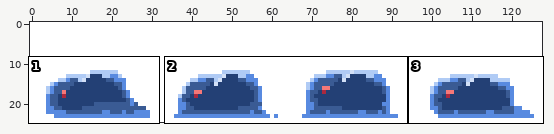
Two states of a sprite sheet, images/slime/run.png. Above, an overview of the earlier version with the close-up marked.
Close-up. First the earlier version:
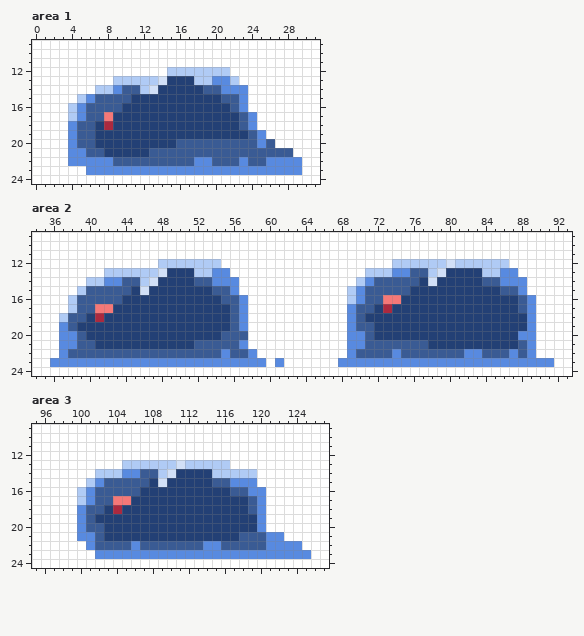
The file is 128x25 pixels. Shown: area 1: x 0..31, y 9..24; area 2: x 34..93, y 9..24; area 3: x 95..127, y 9..24.
The result:
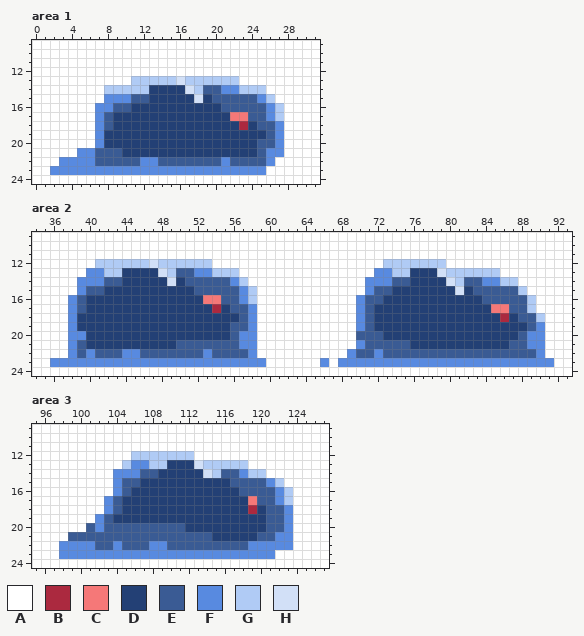
Palette (. is transparent): A #ffffff  B #ab293f  C #f57878  D #234075  E #3a5b94  F #588ae0  G #b0cbf5  H #d2e0f7
Changes in this commit:
Changed rows in their new state; - is an unchanged pixel.
Area 1:
first column x 2:
12 -------------AAAAAAA--------
13 -------AA---GGHG--GG--------
14 -----A-GGG-D---HG----GGG----
15 ---AAAFFFEE-----H-E--EEFG---
16 --AAAFF-E----------E-EEEFG--
17 --AAAFE-------------CCEEFG--
18 --AAAFE--------------BDEEF--
19 --AAAF----------------DDEF--
20 --AAAF--------DDDDDDDDDE-F--
21 --A-F-EE---DDDDDDDDDDDD-FFA-
22 -F---EE---FF----EE-F-E---AAA
23 FFFF--------------------AAAA
Area 2:
first column x 37:
12 ----GGGGGGH------A------------------G------AAAAAAA----
13 ---FF--DDDD-GEEFFGGG--------------AFFGGDDD-GGGG--AA---
14 --FFFEEDDDD-H-E--EE-G------------A-FF--D-D-HGEEFFGGA--
15 --F--DDD-D-----EE--EFG----------AAF--DD-----H-EEE--G--
16 -F-DDDD---------CC---G----------A---DD---------EEEE-G-
17 -F-DDD-----------B--EF----------AF--D-----------CCE-G-
18 AFD-D--------------DEF----------AFE--------------B-EEG
19 AF------------------EF----------AF------------------EF
20 A-F---------------D-FF----------AE-E---------------E-F
21 A--D---------EE------F----------A------DD---------E--F
22 AF-F---FF-------F-E----------------F-E-------EE---E-EF
23 ------------------------A----F------------------------
Area 3:
first column x 98:
12 --------GGGGGGG-------------
13 --------FF--DDDH---GG-------
14 ----AAF----DD---H-EEF-G-----
15 ---AAAF--D-D-----DDEEEEFG---
16 --AAAAF-D----------D-EEEFG--
17 --AAAFED-------------CEEFG--
18 --AAAFE--------------BDEEF--
19 --AAFE----------------DEEF--
20 --A-FEEEEEEEEE--------DEEF--
21 -EEE-EEEEEEEEEEEE---DD-E-F--
22 FFF---F-E-FF----EE---FF---A-
23 FFFF--------------------AAAA
Boxes around the changes in both close-ups, in picture pixels (x1, y1, x2, y2):
changed: (50, 67, 302, 175)
changed: (59, 259, 545, 367)
changed: (59, 451, 311, 559)
